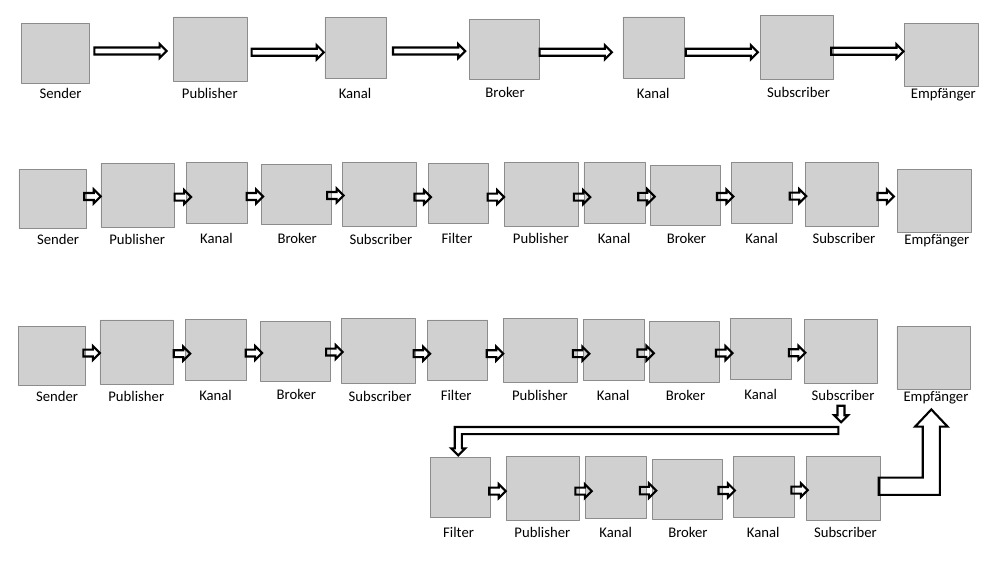
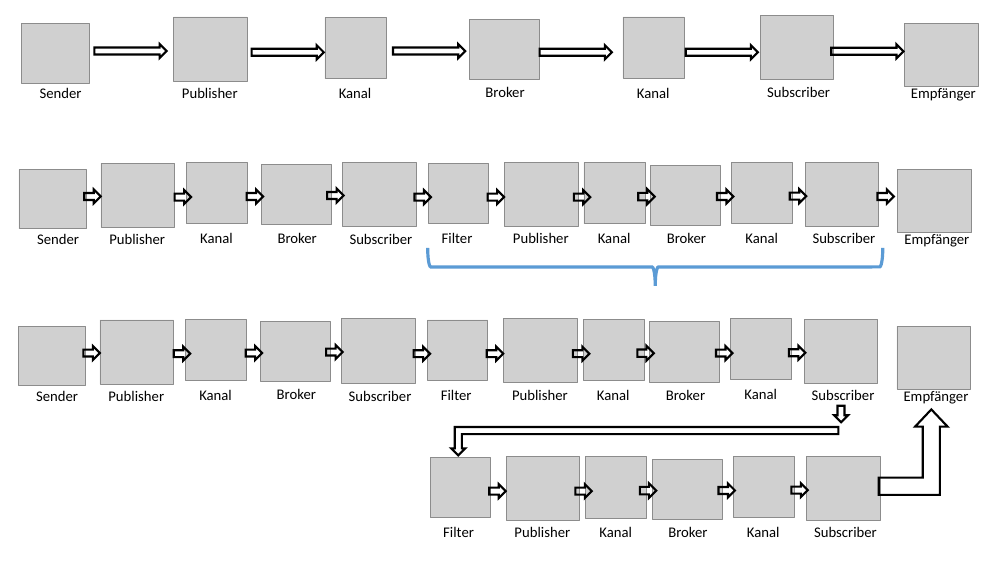
Before and after one commit to StefSchneider/Unternehmensfaehigkeiten, a slide deck: slide 9 of Dokumentation/Grafiken Unternehmensfähigkeiten.pptx. Drawn at 1008x567 pixels with LibreOffice and Linux fonts; fonts in the diff are those of the drawing; grey boxes stand for pictures. Boxes give left, top, right and bottom in pixels: in the first picture for what was removed or moved away, otherwise in the second. Text is boxed around its words. In the diff, an @@ line names an element or a change of style, - is before the commit and + after.

```diff
--- a/Dokumentation/Grafiken Unternehmensfähigkeiten.pptx
+++ b/Dokumentation/Grafiken Unternehmensfähigkeiten.pptx
@@ left brace added at (x1=428, y1=248, x2=883, y2=286), outline #5B9BD5 3 pt @@
```
Also in this commit, not shown: 1 other file.
